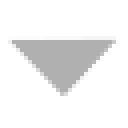
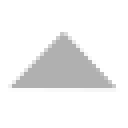
Two versions of the same layered image (w=128, h=128). Layer-by-layer changes:
hid "Layer copy", painted on it over [8, 32, 116, 96]
showed "Layer" over [8, 32, 116, 92]
